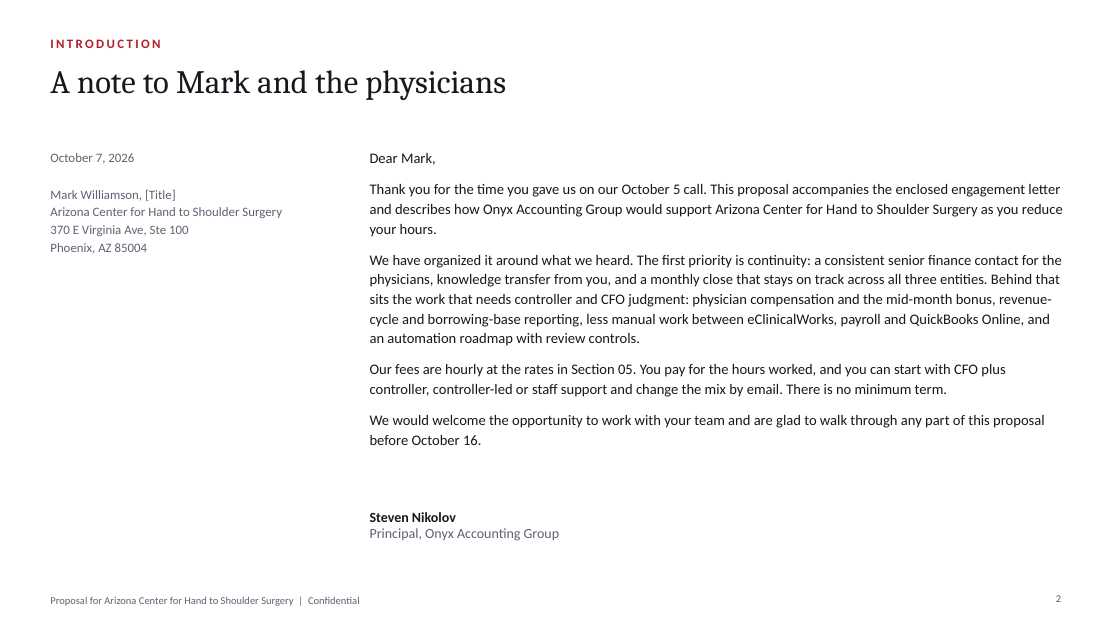
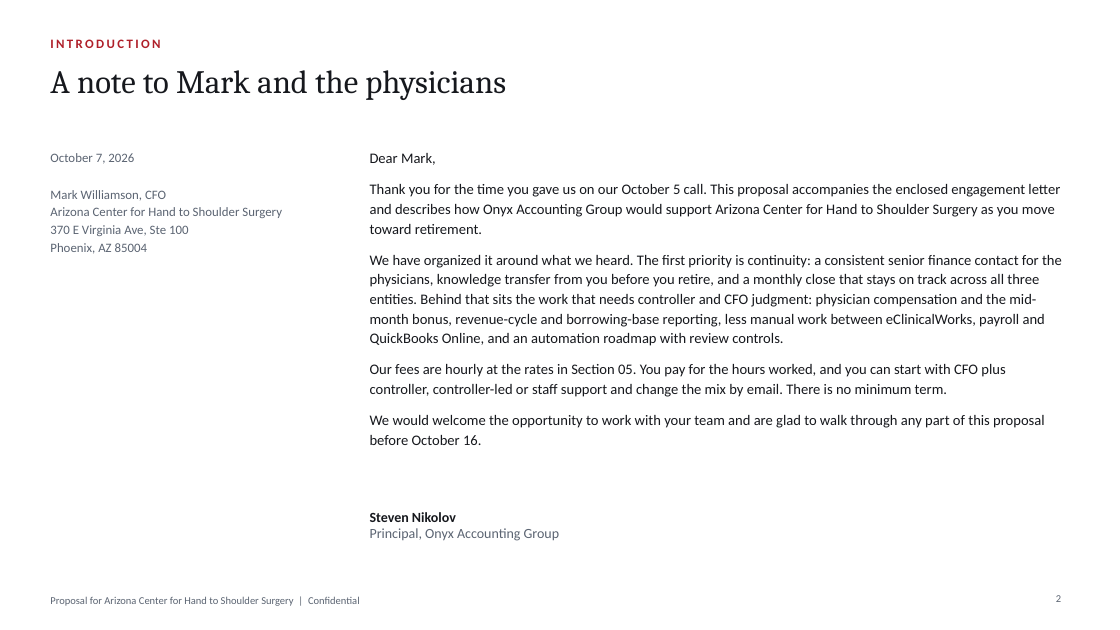
Before and after one commit to Onyxcfo/Engagement-Letter-Edits, a slide deck: slide 2 of Onyx_AZHandCenter_Proposal.pptx. Drawn at 1120x630 pixels with LibreOffice and Linux fonts; fonts in the diff are those of the drawing; background and template pictures are left out. Boxes give left, top, right and bottom in pixels: in the first picture for what was removed or moved away, otherwise in the second. Text is boxed around its words. In the diff, an @@ line names an element or a change of style, - is before the commit and + after.

```diff
--- a/Onyx_AZHandCenter_Proposal.pptx
+++ b/Onyx_AZHandCenter_Proposal.pptx
@@ text at (50,190,166,200): text changed @@
-Mark Williamson, [Title]
+Mark Williamson, CFO
@@ text at (370,184,1062,346): text changed @@
-Thank you for the time you gave us on our October 5 call. This proposal accompanies the enclosed engagement letter and describes how Onyx Accounting Group would support Arizona Center for Hand to Shoulder Surgery as you reduce your hours.
-We have organized it around what we heard. The first priority is continuity: a consistent senior finance contact for the physicians, knowledge transfer from you, and a monthly close that stays on track across all three entities. Behind that sits the work that needs controller and CFO judgment: physician compensation and the mid-month bonus, revenue-cycle and borrowing-base reporting, less manual work between eClinicalWorks, payroll and QuickBooks Online, and an automation roadmap with review controls.
+Thank you for the time you gave us on our October 5 call. This proposal accompanies the enclosed engagement letter and describes how Onyx Accounting Group would support Arizona Center for Hand to Shoulder Surgery as you move toward retirement.
+We have organized it around what we heard. The first priority is continuity: a consistent senior finance contact for the physicians, knowledge transfer from you before you retire, and a monthly close that stays on track across all three entities. Behind that sits the work that needs controller and CFO judgment: physician compensation and the mid-month bonus, revenue-cycle and borrowing-base reporting, less manual work between eClinicalWorks, payroll and QuickBooks Online, and an automation roadmap with review controls.
```
Also in this commit, not shown: 6 other slides changed, 7 other files.
